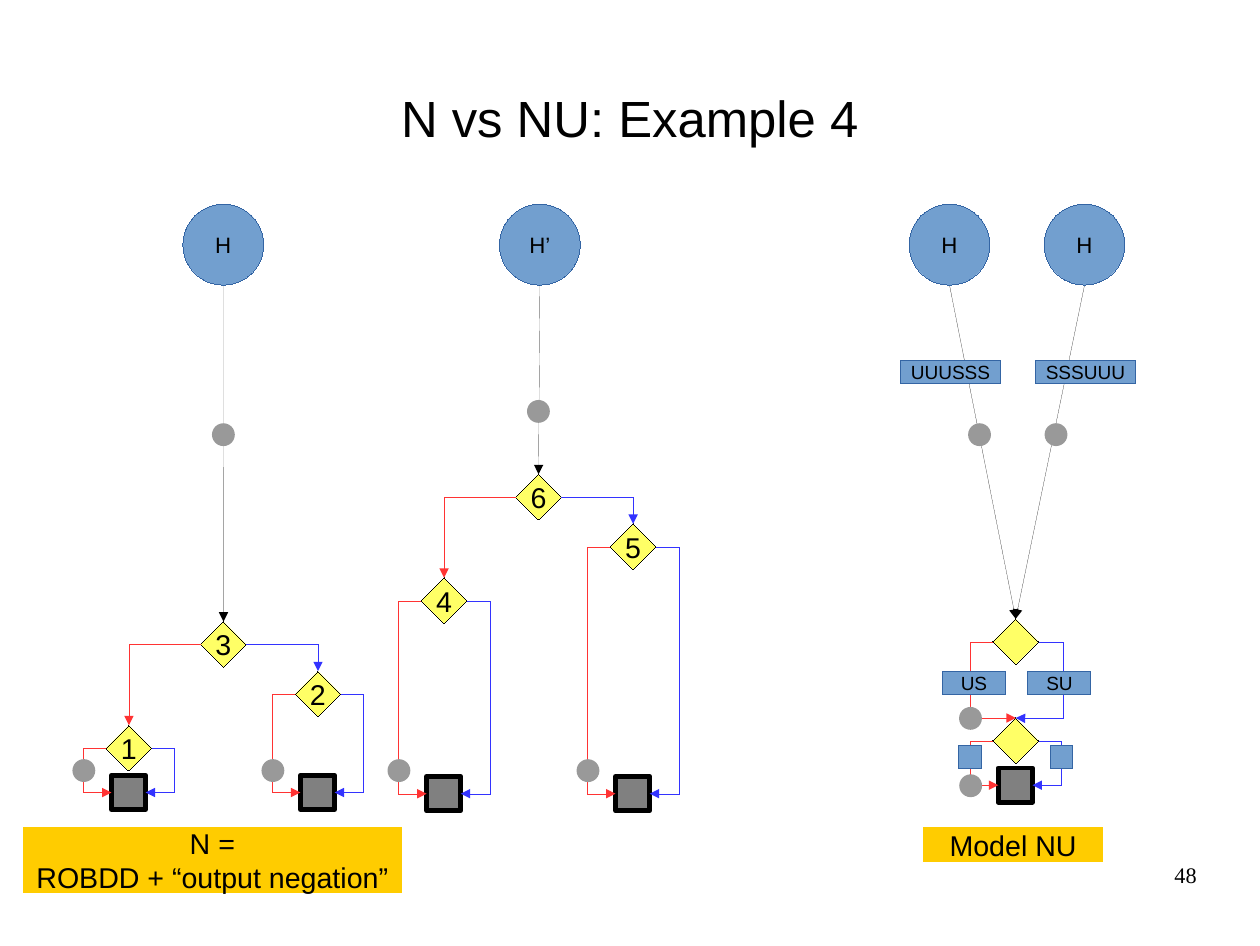
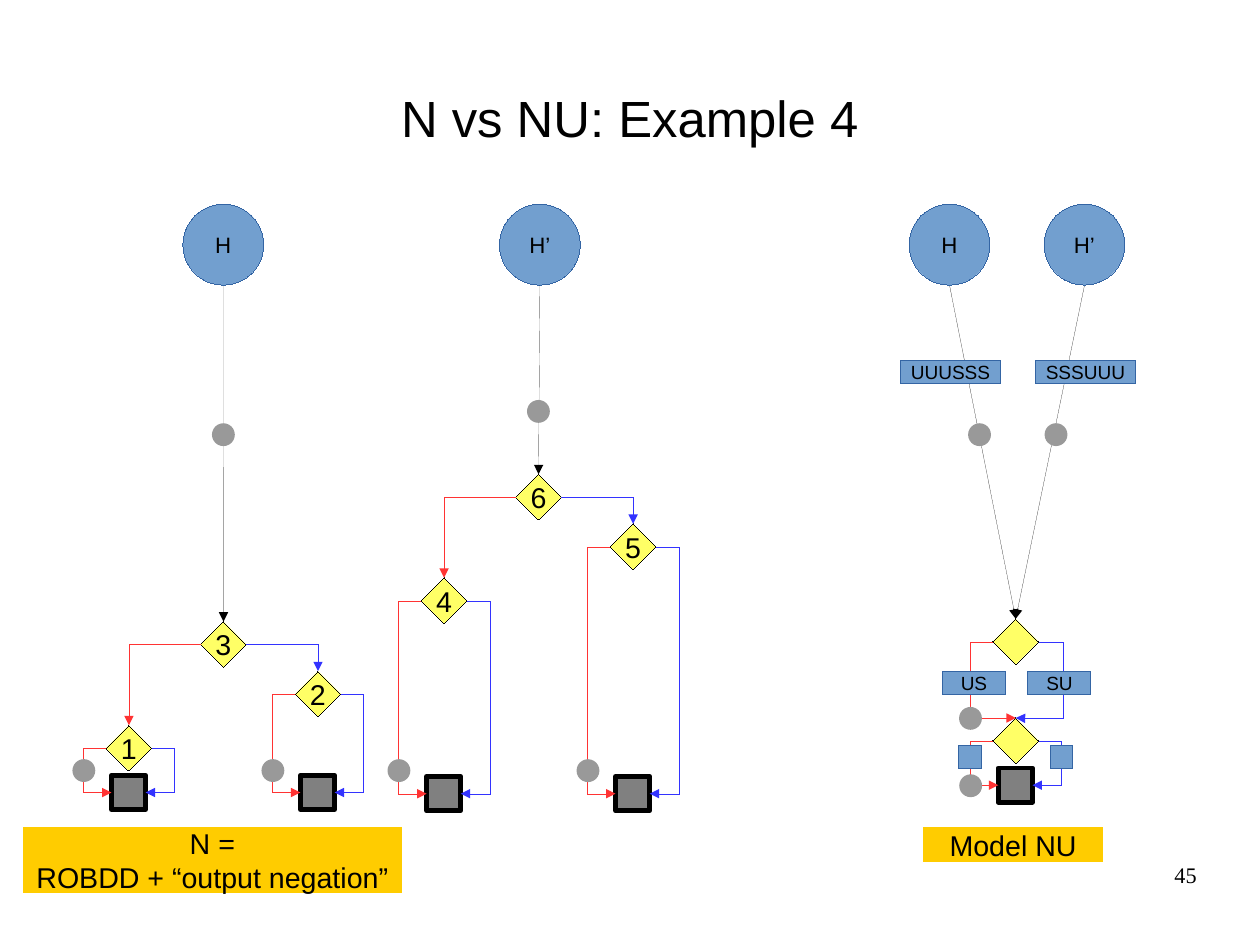
Before and after one commit to FenouilletLucas/DAGaml, a slide deck: slide 45 of doc/2017-06-19-odp/final.odp (slide 48 before the commit). Drawn at 1260x946 pixels with LibreOffice and Linux fonts; fonts in the diff are those of the drawing. Boxes give left, top, right and bottom in pixels: in the first picture for what was removed or moved away, otherwise in the second. Text is boxed around its words. In the diff, an @@ line names an element or a change of style, - is before the commit and + after.

```diff
--- a/doc/2017-06-19-odp/final.odp
+++ b/doc/2017-06-19-odp/final.odp
@@ text in ellipse at [1074,237,1095,253]: text changed @@
-H
+H’
@@ page number at [1174,868,1196,884]: text changed @@
-48
+45
```
Also in this commit, not shown: 21 other slides changed, 1 slide added, 6 slides removed, 3 other files.
